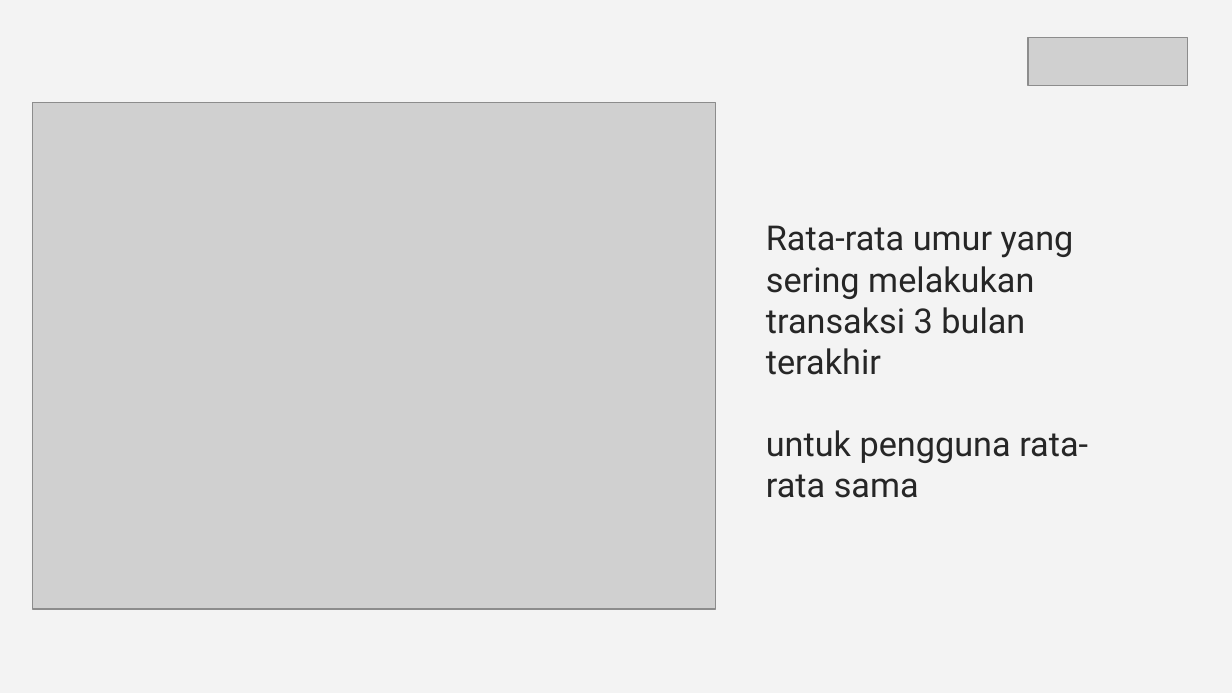
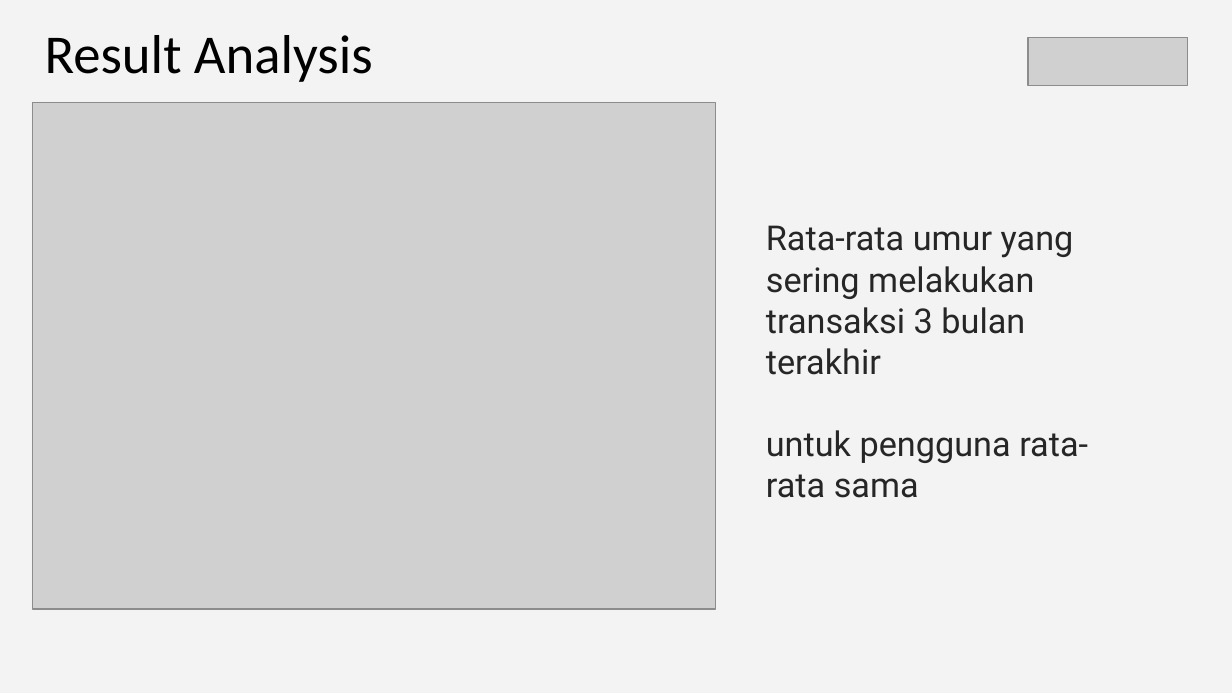
Before and after one commit to gmkhai/analytic_financial_transaction, a slide deck: slide 28 of documentions/Power Point Muhammad Khairunnas.pptx. Drawn at 1232x693 pixels with LibreOffice and Linux fonts; fonts in the diff are those of the drawing; grey boxes stand for pictures. Boxes give left, top, right and bottom in pixels: in the first picture for what was removed or moved away, otherwise in the second. Text is boxed around its words. In the diff, an @@ line names an element or a change of style, - is before the commit and + after.

```diff
--- a/documentions/Power Point Muhammad Khairunnas.pptx
+++ b/documentions/Power Point Muhammad Khairunnas.pptx
@@ text added at (45, 35, 373, 82), 32 pt, text #000000 @@
+Result Analysis
```
Also in this commit, not shown: 1 other slide changed, 1 slide added, 1 slide removed, 1 other file.
